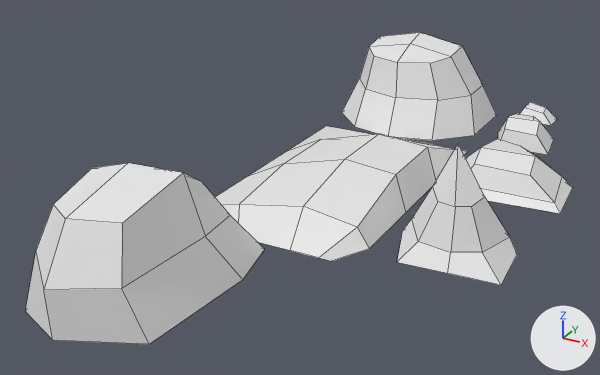
One commit to the FBX model Assets/3DModels/Mikko's Model/Rocks.fbx: the scene before it, then after it.
Before and after are seen from a camera (50 mm lens) standing at (3.09, -17.36, 8.31) and looking at (-5.73, -1.32, 0.3). The lights are fixed; the arrows at lower right show +X, +Y and +Z. Mesh edges are drawn as thin lines.
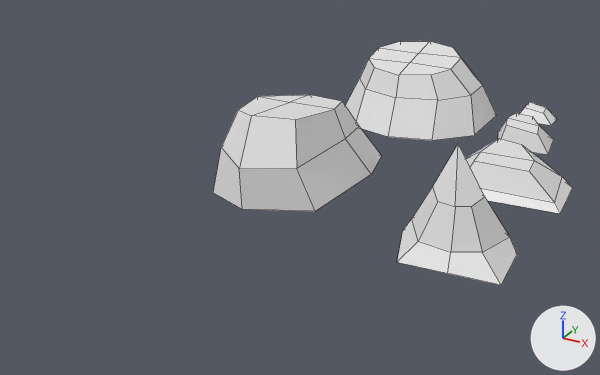
Where the newer file only moved an object's origin or applied its transform, the numbers keep the older frame.

The change, as a diff of the scene's bpy script:
```diff
--- a/Assets/3DModels/Mikko's Model/Rocks.fbx.py
+++ b/Assets/3DModels/Mikko's Model/Rocks.fbx.py
@@ me_cube_002 @@
 me_cube_002.from_pydata(...)  # 18 vertices, 14 faces; spans x -1.65..1.44, y -1.32..2.05, z -0.18..0.68
 # used by ob_cube_001; location = (-1.47, 1.99, 0.2)
-me_cube_002.vertices[1].co = (-0.8, -0.76, 0.49)  # pixel (474, 163)
-me_cube_002.vertices[3].co = (-0.8, 1.23, 0.49)  # pixel (498, 138)
-me_cube_002.vertices[5].co = (0.58, -0.86, 0.49)  # pixel (530, 175)
-me_cube_002.vertices[7].co = (-0.15, 0.99, 0.49)  # pixel (520, 145)
-me_cube_002.vertices[13].co = (-0.88, -0.03, 0.66)  # pixel (481, 147)
-me_cube_002.vertices[15].co = (0.49, -0.05, 0.68)  # pixel (535, 156)
+# me_cube_002 part 1
+me_cube_002.vertices[1].co = (-0.82, -0.75, 0.56)  # pixel (474, 160)
+me_cube_002.vertices[3].co = (-0.77, 1.24, 0.5)  # pixel (499, 138)
+me_cube_002.vertices[5].co = (0.56, -0.88, 0.6)  # pixel (529, 171)
+me_cube_002.vertices[7].co = (-0.13, 0.99, 0.53)  # pixel (521, 144)
+me_cube_002.vertices[13].co = (-0.88, -0.02, 0.53)  # pixel (480, 151)
+me_cube_002.vertices[15].co = (0.49, -0.07, 0.57)  # pixel (534, 160)
@@ me_cube_005 @@
 me_cube_005.from_pydata(...)  # 22 vertices, 18 faces; spans x -1.81..1.93, y -1.95..2.87, z -1.01..1.46
 # used by ob_cube_004; location = (-6.8, -6.72, 1.0)
-me_cube_005.vertices[1].co = (-0.58, -0.84, 1.01)  # pixel (53, 204)
-me_cube_005.vertices[3].co = (1.02, -0.84, 1.01)  # pixel (122, 223)
-me_cube_005.vertices[5].co = (1.02, 1.51, 0.9)  # pixel (201, 181)
-me_cube_005.vertices[10].co = (-0.97, 0.63, 1.11)  # pixel (91, 168)
-me_cube_005.vertices[12].co = (1.25, 0.63, 1.46)  # pixel (183, 172)
-me_cube_005.vertices[16].co = (0.0, 1.62, 0.93)  # pixel (163, 168)
-me_cube_005.vertices[18].co = (0.0, -1.15, 0.99)  # pixel (65, 218)
-me_cube_005.vertices[21].co = (0.0, 0.6, 1.42)  # pixel (128, 162)
+# me_cube_005 part 3
+me_cube_005.vertices[1].co = (-0.61, -0.82, 1.0)  # pixel (238, 109)
+me_cube_005.vertices[3].co = (0.99, -0.86, 1.01)  # pixel (295, 119)
+me_cube_005.vertices[5].co = (1.05, 1.48, 0.82)  # pixel (342, 101)
+me_cube_005.vertices[10].co = (-0.96, 0.66, 0.87)  # pixel (257, 96)
+me_cube_005.vertices[12].co = (1.26, 0.61, 0.89)  # pixel (334, 109)
+me_cube_005.vertices[16].co = (0.04, 1.62, 0.8)  # pixel (309, 94)
+me_cube_005.vertices[18].co = (-0.04, -1.14, 1.03)  # pixel (251, 115)
+me_cube_005.vertices[21].co = (0.01, 0.61, 0.88)  # pixel (289, 102)
@@ me_cube_001 @@
 # used by ob_cube; location = (-5.74, 5.65, 1.0)
-me_cube_001.from_pydata(...)  # 32 vertices, 26 faces; spans x -2.04..2.34, y -1.94..2.87, z -1.01..1.5
+me_cube_001.from_pydata(...)  # 32 vertices, 26 faces; spans x -2.04..2.34, y -1.94..2.87, z -1.01..1.02
+# me_cube_001 part 2: 12 of 32 vertices moved; they spanned x -1.32..1.32, y -1.15..1.62, z 0.99..1.5 and now span x -1.33..1.31, y -1.13..1.6, z 0.61..1.02; mean shift (0.0, 0.0, -0.32); largest move (0.0, 0.6, 1.5) -> (-0.02, 0.59, 0.87)
@@ ob_cube_004 @@
 ob_cube_004 = bpy.data.objects.new('Cube.004', me_cube_005)
-ob_cube_004.location = (-6.8, -6.72, 1.0)
+ob_cube_004.location = (-6.8, -0.54, 1.0)
@@ ob_plane @@
-ob_plane = bpy.data.objects.new('Plane', me_plane)
-ob_plane.location = (-4.49, 0.17, 0.0)
```

Location of each change, (x1, y1, x2, y2) in pixels of the pictures (600 x 375 px; the box of a moved part takes in the faces that stretch with it):
'Cube.004', reshaped, moved (30% narrower, 36% shorter): before (25, 163, 264, 344); after (213, 95, 381, 211)
'Plane', deleted: before (215, 126, 468, 261)
'Cube', reshaped (8% shorter): before (342, 32, 497, 140); after (345, 41, 497, 140)
'Cube.001', reshaped: before (466, 139, 573, 214); after (466, 138, 573, 214)
part 1 of me_cube_002, moved or reshaped: before (466, 139, 562, 199); after (466, 138, 562, 199)
part 2 of me_cube_001, moved or reshaped: before (360, 32, 483, 100); after (360, 41, 483, 100)
part 3 of me_cube_005, moved or reshaped: before (36, 163, 230, 290); after (221, 95, 359, 169)
